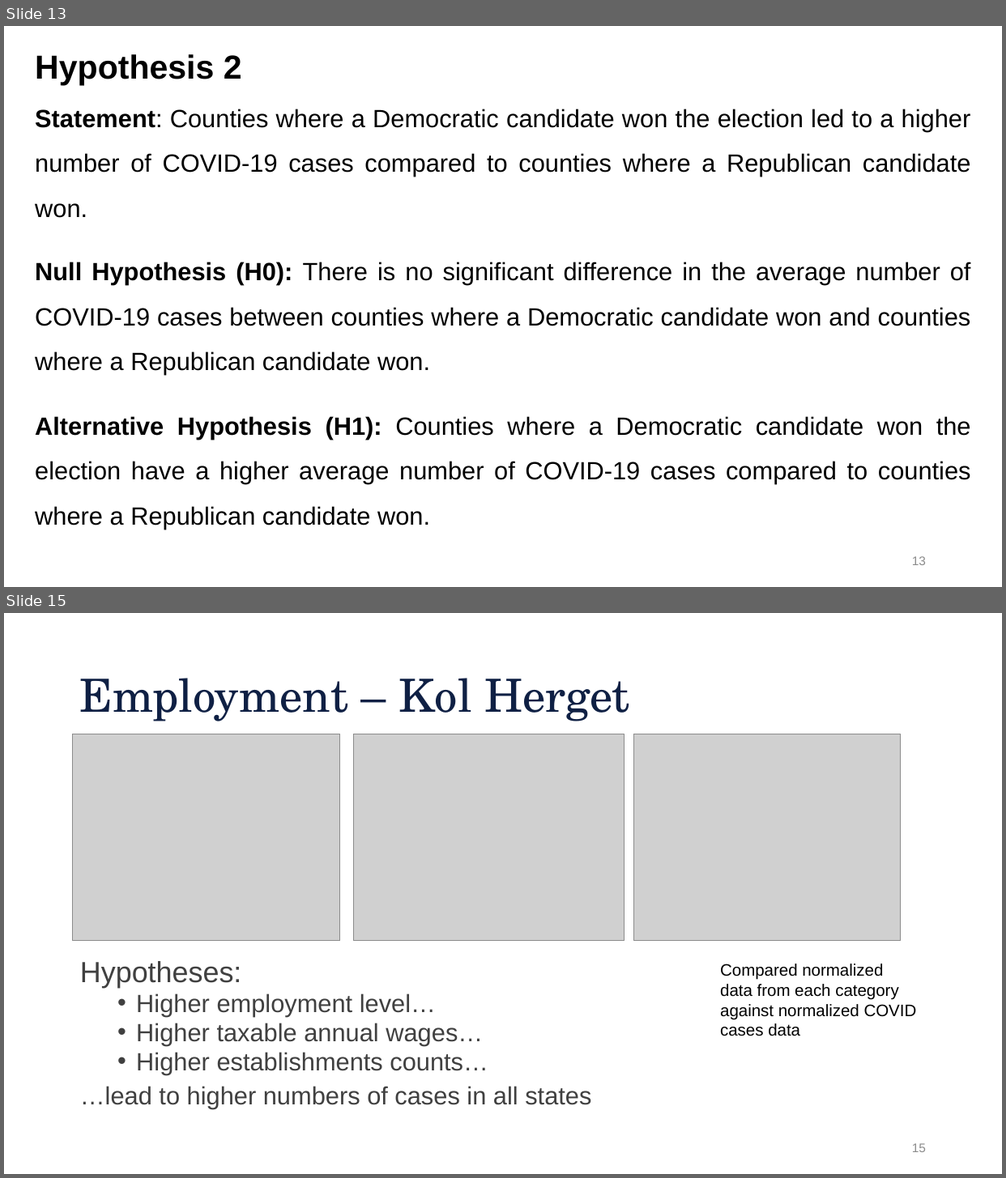
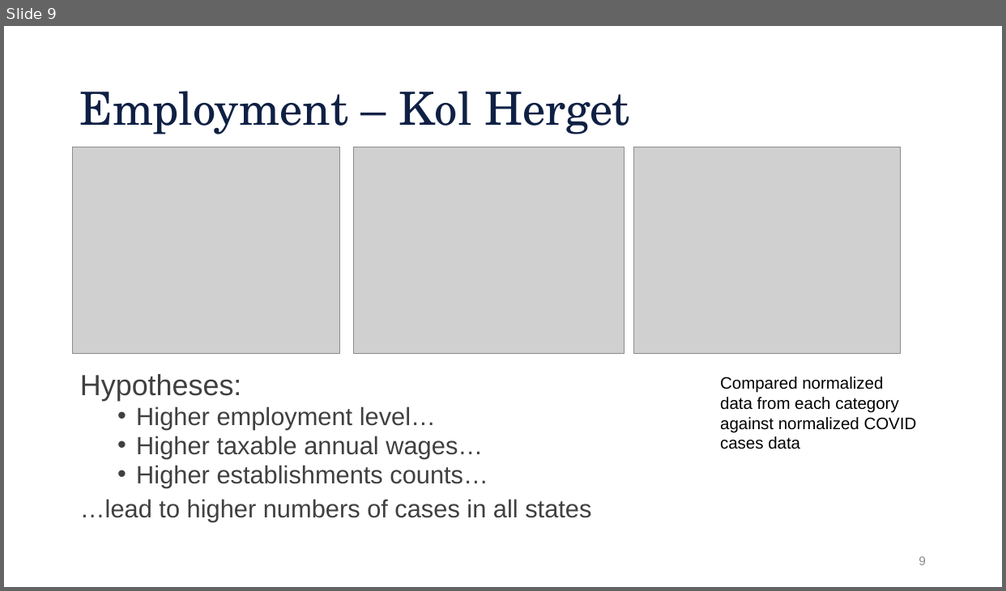
Before and after one commit to aiwayemi/Group-1, a slide deck: ProjPresentation.pptx. Shown one above the other, each under a label of ours: slides 13 and 15 before the commit, slide 9 after it; the slides between them are not shown. The pictures are 1006x1178 and 1006x591 pixels, drawn with LibreOffice and Linux fonts; fonts in the diff are those of the drawing; grey boxes stand for pictures; background and template pictures are left out. Boxes give left, top, right and bottom in pixels: in the first picture for what was removed or moved away, otherwise in the second. Text is boxed around its words. In the diff, an @@ line names an element or a change of style, - is before the commit and + after.

```diff
--- a/ProjPresentation.pptx
+++ b/ProjPresentation.pptx
@@ slide 13 removed at (4,26,1002,587), background #FFFFFF @@
@@ text removed at (35,54,971,529) @@
-Hypothesis 2
-Statement: Counties where a Democratic candidate won the election led to a higher number of COVID-19 cases compared to counties where a Republican candidate won.
-Null Hypothesis (H0): There is no significant difference in the average number of COVID-19 cases between counties where a Democratic candidate won and counties where a Republican candidate won.
-Alternative Hypothesis (H1): Counties where a Democratic candidate won the election have a higher average number of COVID-19 cases compared to counties where a Republican candidate won.
@@ page number removed at (912,557,926,565) @@
-13
@@ what was slide 15 is now slide 9 @@
@@ page number at (918,557,926,565): text changed @@
-15
+9
```
Also in this commit, not shown: 1 slide changed, 5 other slides removed.
